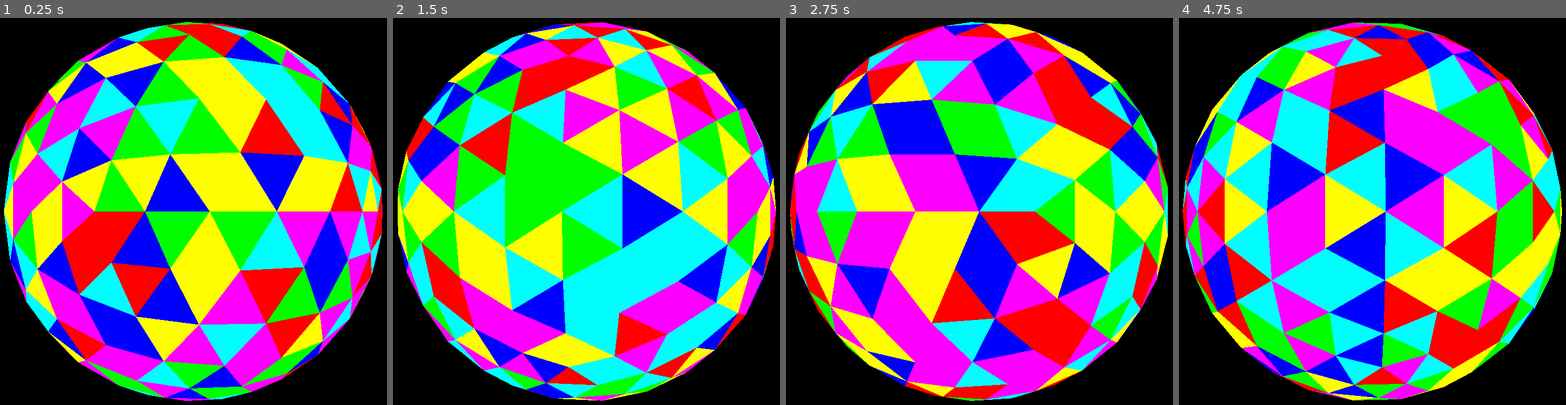
Above: before the commit, frames 1-4 (left to right).
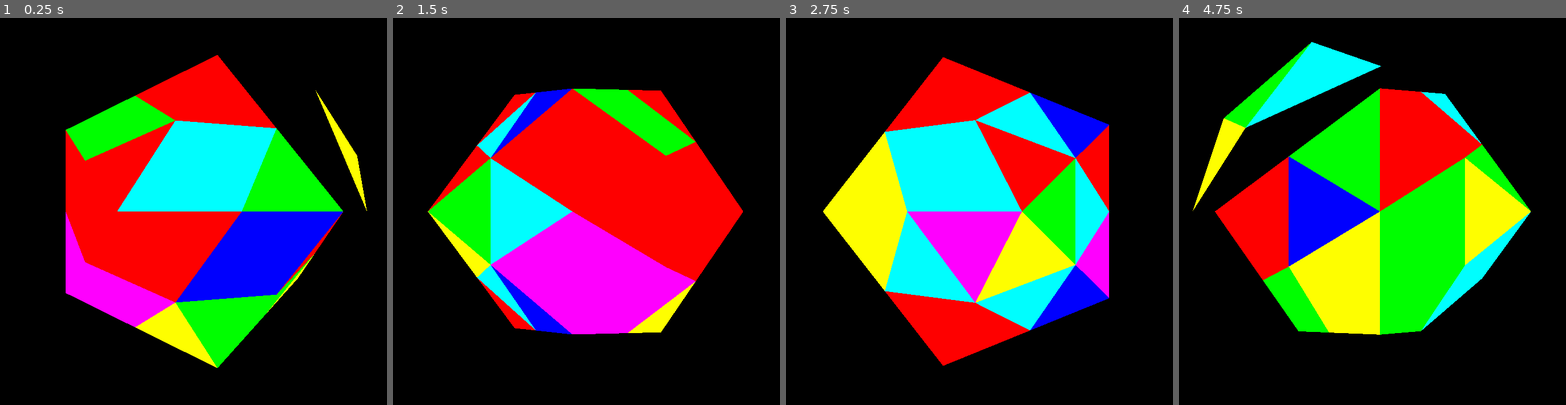
Above: after the commit, the same moments.

Repository: TomiMantyla/sphere
Game: Godot game, scene res://Cube-scene.tscn
The game is run twice, just before and just after one commit, with the same random seed, the same clock (stepped at 60 frames per second) and the same inputs.
Inputs:
- Up to frame 1 (0.25 s): no input
- Up to frame 2 (1.5 s): no input
- Up to frame 3 (2.75 s): no input
- Up to frame 4 (4.75 s): no input

The runs differ from the first frame. In frame 1, 71% of the frame differs, in the area x 1-99%, y 1-99%; in frame 2, 71%; in frame 3, 69%; in frame 4, 72%, in the area x 0-99%, y 1-99%.

Commit message:
Varmistus

Diff:
--- a/Cube-scene.tscn
+++ b/Cube-scene.tscn
@@ -31,9 +31,6 @@
 [node name="WorldEnvironment" type="WorldEnvironment" parent="."]
 environment = SubResource( 1 )
 
-[node name="Camera" type="Camera" parent="."]
-transform = Transform( 1, 0, 0, 0, 1, 0, 0, 0, 1, 0, 0, 3.5 )
-
 [node name="Cube" type="MeshInstance" parent="."]
 visible = false
 material_override = SubResource( 2 )
@@ -49,12 +46,15 @@
 visible = false
 material_override = SubResource( 4 )
 script = ExtResource( 3 )
-freq = 6
+freq = 3
+
+[node name="Camera" type="Camera" parent="."]
+transform = Transform( 1, 0, 0, 0, 1, 0, 0, 0, 1, 0, 0, 4 )
 
 [node name="Icosahedron" type="MeshInstance" parent="."]
 material_override = SubResource( 5 )
 script = ExtResource( 4 )
-frequency = 6
+frequency = 2
 
 [node name="DirectionalLight" type="DirectionalLight" parent="."]
 transform = Transform( 1, 0, 0, 0, -0.0457466, 0.998953, 0, -0.998953, -0.0457466, 0, 5.79813, 1.55308 )
--- a/Icosahedron.gd
+++ b/Icosahedron.gd
@@ -36,7 +36,6 @@
 
 	st.begin(Mesh.PRIMITIVE_TRIANGLES)
 	#Top --Who says which vertex is on top?
-	st.add_color(Color.blue)
 	for i in range(1,6):
 		#st.add_vertex(vertices[0])
 		#st.add_vertex(vertices[i%5+1])
@@ -74,14 +73,17 @@
 		tri = TriTess.new(st, vertices[i%5+1], vertices[i%5+6], vertices[i+5], frequency)
 		st = tri.get_st()
 
-	#st.generate_normals()
-	#mesh = st.commit()
-
 	m=st.commit()
 	mdt.create_from_surface(m, 0)
-	for i in range(mdt.get_vertex_count()):
-		var vertex = mdt.get_vertex(i)
-		mdt.set_vertex(i, vertex.normalized()*radius)
+	var edge
+	var vertex
+	for i in range(3*5):#mdt.get_vertex_count()):
+		#edge = mdt.get_vertex_edges(i)
+		vertex = mdt.get_vertex(i)
+		mdt.set_vertex(i, vertex.normalized()*radius*1.1)
+	#for i in range(mdt.get_vertex_count()):
+	#	var vertex = mdt.get_vertex(i)
+	#	mdt.set_vertex(i, vertex.normalized()*radius)
 	m.surface_remove(0)
 	mdt.commit_to_surface(m)
 	mesh = m
@@ -110,6 +112,7 @@
 	func meshify():
 		#st.begin(Mesh.PRIMITIVE_TRIANGLES)
 		#Ensimmäinen kolmio
+		#print("Tesselaatio")
 		st.add_color(Color.red)
 		st.add_normal(vertices[0][0])
 		st.add_vertex(vertices[0][0])
@@ -118,14 +121,21 @@
 		st.add_normal(vertices[1][0])
 		st.add_vertex(vertices[1][0])
 		var f = freq+1
+		var c = 2
 		for i in range(1, freq):
 			for j in range(i+1):
 				#Ensin ylöspäin osoittavat kolmiot
+				#c+=1
 				st.add_color(colors[randi() % colors.size()])
+				#print("index: "+str(c)+", "+str(i)+", "+str(j)+" = "+str(i*freq+j))
 				st.add_normal(vertices[i][j])
 				st.add_vertex(vertices[i][j])
+				#c+=2
+				#print("index: "+str(c)+", "+str(i)+", "+str(j)+" = "+str((i+1)*freq+j+1))
 				st.add_normal(vertices[i+1][j+1])
 				st.add_vertex(vertices[i+1][j+1])
+				#c-=1
+				#print("index: "+str(c)+", "+str(i)+", "+str(j)+" = "+str((i+1)*freq+j))
 				st.add_normal(vertices[i+1][j])
 				st.add_vertex(vertices[i+1][j])
 				#Sitten alaspäin osoittavat kolmiot
@@ -172,9 +182,6 @@
 				#print("    "+str(j))
 				vertices[i][j]=(top+i*t_down + j*t_right)
 		#print(vertices)
-		for i in range(f+1):
-			for j in range(i+1):
-				pass
 		meshify()
 
 	#func _process(delta):
